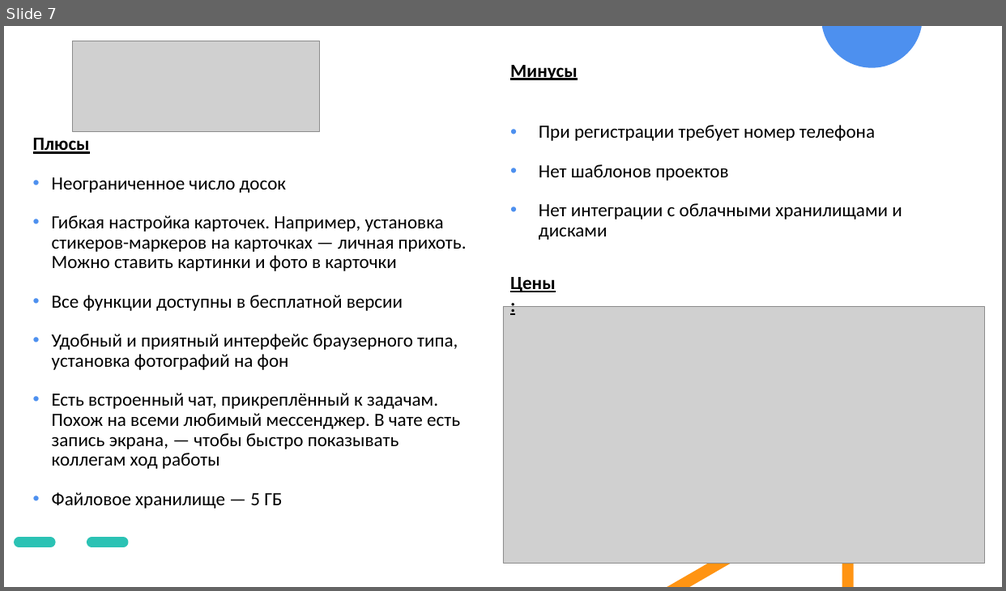
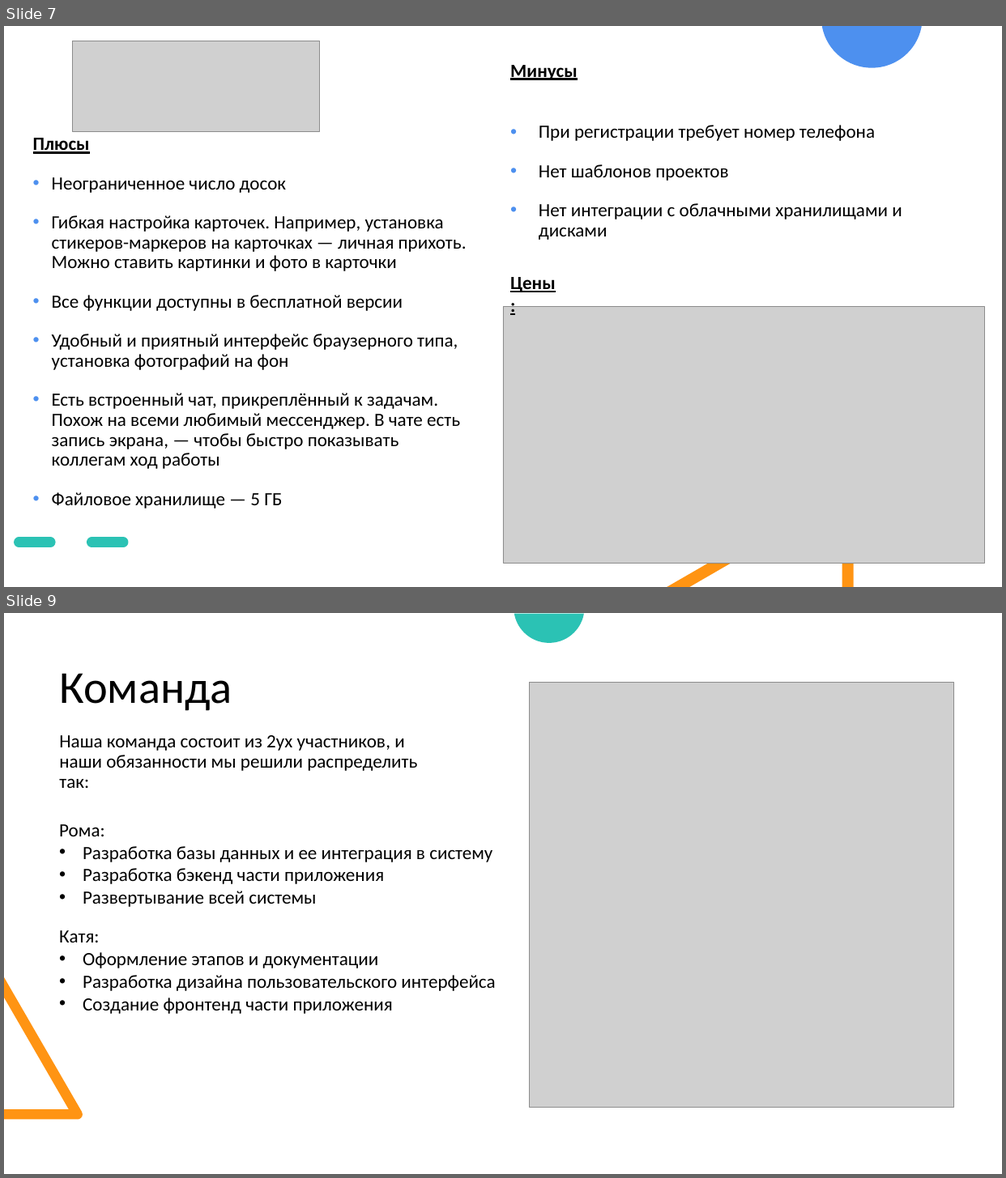
Before and after one commit to r0mbaa/Kanban-Board, a slide deck: Paperwork/РПС_Презентация_к_проекту.pptx. Shown one above the other, each under a label of ours: slide 7 before the commit, slides 7 and 9 after it; the slides between them are not shown. The pictures are 1006x591 and 1006x1178 pixels, drawn with LibreOffice and Linux fonts; fonts in the diff are those of the drawing; grey boxes stand for pictures. Boxes give left, top, right and bottom in pixels: in the first picture for what was removed or moved away, otherwise in the second. Text is boxed around its words. In the diff, an @@ line names an element or a change of style, - is before the commit and + after.

```diff
--- a/Paperwork/РПС_Презентация_к_проекту.pptx
+++ b/Paperwork/РПС_Презентация_к_проекту.pptx
@@ slide 9 added at (4, 613, 1002, 1174), background #FFFFFF @@
@@ freeform shape added at (514, 614, 584, 643), fill #2BC2B4 @@
@@ title added at (59, 673, 232, 711), 44 pt, text #000000 @@
+Команда
@@ picture added at (529, 682, 954, 1107) @@
@@ text added at (59, 735, 417, 771), 18 pt, text #000000 @@
+Наша команда состоит из 2ух участников, и наши обязанности мы решили распределить так:
@@ text added at (59, 824, 492, 907), 18 pt, text #000000 @@
+Рома:
+• Разработка базы данных и ее интеграция в систему
+• Разработка бэкенд части приложения
+• Развертывание всей системы
@@ text added at (59, 931, 495, 1014), 18 pt, text #000000 @@
+Катя:
+• Оформление этапов и документации
+• Разработка дизайна пользовательского интерфейса
+• Создание фронтенд части приложения
@@ freeform shape added at (4, 977, 83, 1119), fill #FF9413 @@
```
Also in this commit, not shown: 3 slides changed, 3 other slides added, 4 slides removed.
